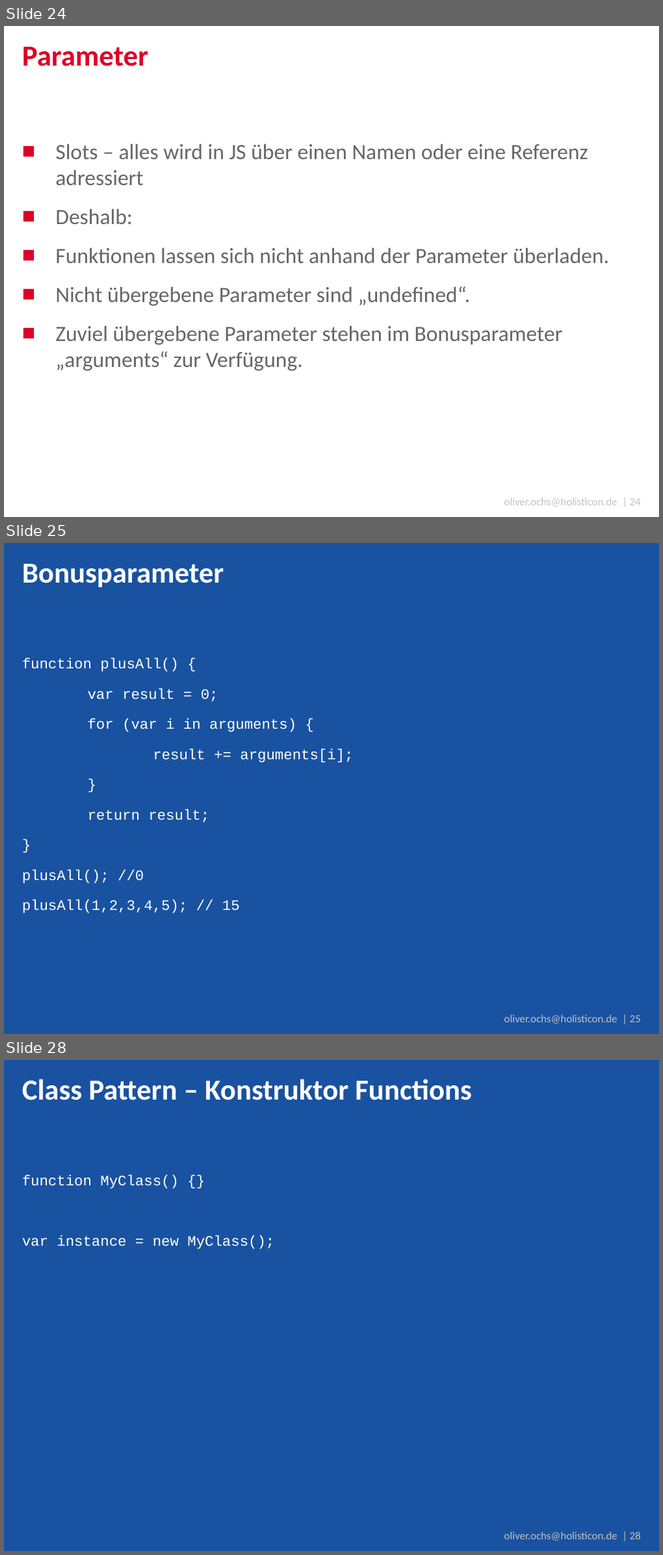
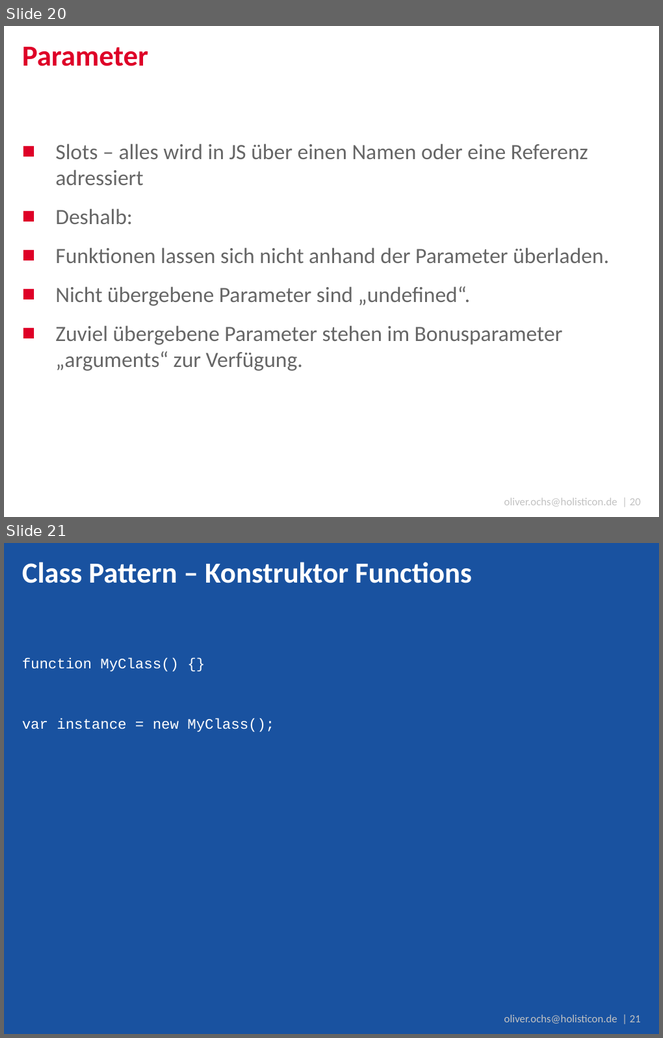
Before and after one commit to DJCordhose/serious-javascript, a slide deck: coding-sessions/code_talks.pptx. Shown one above the other, each under a label of ours: slides 24, 25 and 28 before the commit, slides 20 and 21 after it; the slides between them are not shown. The pictures are 663x1555 and 663x1038 pixels, drawn with LibreOffice and Linux fonts; fonts in the diff are those of the drawing; background and template pictures are left out. Boxes give left, top, right and bottom in pixels: in the first picture for what was removed or moved away, otherwise in the second. Text is boxed around its words. In the diff, an @@ line names an element or a change of style, - is before the commit and + after.

```diff
--- a/coding-sessions/code_talks.pptx
+++ b/coding-sessions/code_talks.pptx
@@ slide 25 removed at [4,543,659,1034], background #1952A0; not listed: 1 template element that a slide beside it also shows @@
@@ title removed at [22,564,224,587] @@
-Bonusparameter
@@ text removed at [22,658,353,913] @@
-function plusAll() {
-var result = 0;
-for (var i in arguments) {
-result += arguments[i];
-}
-return result;
-}
-plusAll(); //0
-plusAll(1,2,3,4,5); // 15
@@ what was slide 24 is now slide 20 @@
@@ text at [504,498,641,507]: text changed @@
-oliver.ochs@holisticon.de | 24
+oliver.ochs@holisticon.de | 20
@@ what was slide 28 is now slide 21 @@
@@ text at [504,1015,641,1024]: text changed @@
-oliver.ochs@holisticon.de | 28
+oliver.ochs@holisticon.de | 21
```
Also in this commit, not shown: 3 slides changed, 3 slides added, 8 other slides removed.
